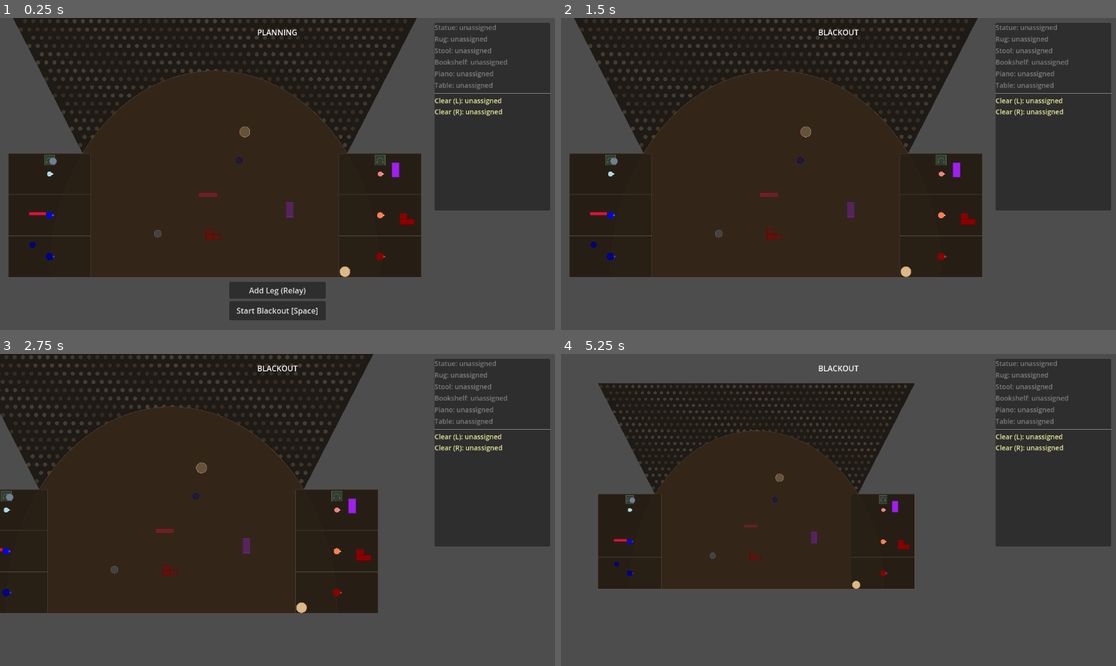
Above: before the commit, frames 1-4 (two rows, left to right).
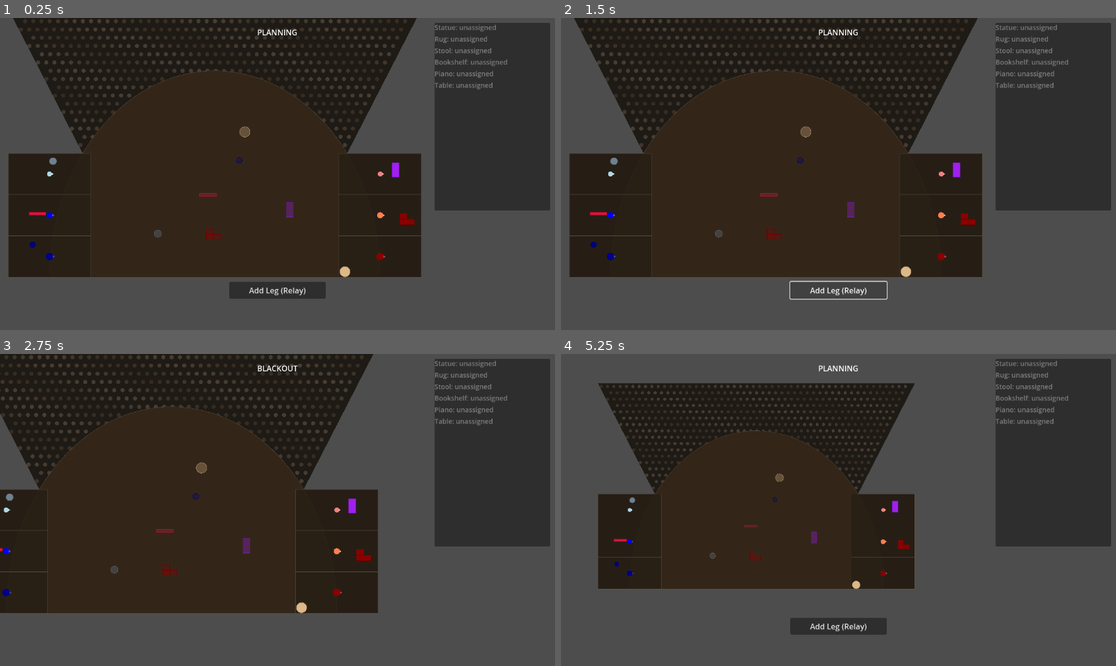
Above: after the commit, the same moments.

Repository: js-carpadakis/blackout
Game: Godot game, scene res://scenes/main/main.tscn
Same seed, same stepped clock (60 frames per second), same inputs: the game is played once before the commit and once after it.
Inputs (mouse positions are in pixels of both pictures, inside the frame that each line leads up to):
- Up to frame 1 (0.25 s): no input
- Up to frame 2 (1.5 s): click (838, 311) at 0.5 s, where only the run before the commit has a clickable "Start Blackout [Space]"; click (838, 289) at 1.25 s, where only the run after the commit has a clickable "Add Leg (Relay)"
- Up to frame 3 (2.75 s): tap Enter at 2 s; move the mouse to (399, 494) at 2.02 s; hold D (pan_right) from 2.03 s (still down); hold Space (start_execution) from 2.03 s (still down); click (399, 494) at 2.17 s
- Up to frame 4 (5.25 s): release D (pan_right) at 2.75 s; release Space (start_execution) at 2.75 s; drag from (727, 525) to (810, 572) at 2.77 s; tap Space (start_execution) at 3.5, 3.8, 5 s; move the mouse to (894, 441) at 3.52 s; hold D (pan_right) 3.53-4.25 s; hold Tab (switch_view) 3.53-4.25 s; drag from (810, 572) to (672, 463) at 4.27 s; move the mouse to (1005, 556) at 5.02 s; hold A (pan_left) from 5.03 s (still down); hold E (zoom_out) from 5.03 s (still down)

The runs differ from the first frame. In frame 1, 1.4% of the frame differs, in the area x 8-100%, y 24-97%; in frame 2, 0.8%; in frame 3, 0.4%; in frame 4, 1.3%.

Commit message:
Remove stage clear zones and add pause/resume functionality to planning mode

Diff:
--- a/scenes/ui/planning_hud.tscn
+++ b/scenes/ui/planning_hud.tscn
@@ -18,20 +18,6 @@
 horizontal_alignment = 1
 vertical_alignment = 1
 text = "PLANNING"
-
-[node name="StartButton" type="Button" parent="."]
-anchors_preset = 7
-anchor_left = 0.5
-anchor_top = 1.0
-anchor_right = 0.5
-anchor_bottom = 1.0
-offset_left = -100.0
-offset_top = -60.0
-offset_right = 100.0
-offset_bottom = -20.0
-grow_horizontal = 2
-grow_vertical = 0
-text = "Start Blackout [Space]"
 
 [node name="AddLegButton" type="Button" parent="."]
 anchors_preset = 7
--- a/scripts/core/game_session.gd
+++ b/scripts/core/game_session.gd
@@ -53,10 +53,6 @@
 # Backstage: 2000x600 rectangle overlapping wings and bottom of stage
 const BACKSTAGE_RECT := Rect2(-1000, -100, 2000, 600)
 
-# Clear zones: 50x50 squares near the top of each wing
-const CLEAR_ZONE_LEFT := Rect2(-825, -92, 50, 50)
-const CLEAR_ZONE_RIGHT := Rect2(775, -92, 50, 50)
-
 # Phase state
 var _is_planning: bool = true
 
@@ -72,9 +68,8 @@
 var _props_waiting_for_stagehand: Dictionary = {}  # stagehand -> [props waiting for this stagehand]
 var _execution_ending: bool = false  # True once all props are done, waiting for stagehands to return
 
-# Clear zone stagehand assignments (planning phase)
-var _clear_zone_left_stagehand: CharacterBody2D = null
-var _clear_zone_right_stagehand: CharacterBody2D = null
+# Mid-execution pause state
+var _execution_paused: bool = false
 
 
 func _ready() -> void:
@@ -92,7 +87,6 @@
 	camera.fit_to_stage(stage_bounds, 260.0)  # 250px panel + 10px gap
 
 	# Connect HUD
-	planning_hud.start_pressed.connect(_start_execution)
 	planning_hud.add_leg_pressed.connect(_on_add_leg_pressed)
 
 	# Start in planning phase
@@ -100,7 +94,7 @@
 	GameManager.change_phase(GameManager.Phase.PLANNING)
 
 	# Initialize path preview
-	path_preview.setup(pathfinding, CLEAR_ZONE_LEFT.get_center(), CLEAR_ZONE_RIGHT.get_center())
+	path_preview.setup(pathfinding)
 
 	# Spawn initial stagehands for testing
 	_spawn_test_entities()
@@ -154,6 +148,7 @@
 	var stagehand: CharacterBody2D = scene.instantiate() as CharacterBody2D
 	stagehand.stagehand_color = color
 	stagehand.global_position = pos
+	stagehand.home_position = pos
 	stagehand.set_pathfinding(pathfinding)
 	stagehand.selected.connect(_on_stagehand_selected)
 	stagehand.reached_destination.connect(_on_stagehand_arrived.bind(stagehand))
@@ -184,6 +179,16 @@
 # =============================================================================
 
 func _unhandled_input(event: InputEvent) -> void:
+	if event.is_action_pressed("start_execution"):
+		if _is_planning and _execution_paused:
+			_resume_execution()
+		elif _is_planning:
+			_start_execution()
+		else:
+			_pause_execution()
+		get_viewport().set_input_as_handled()
+		return
+
 	if _is_planning:
 		_planning_input(event)
 	else:
@@ -307,14 +312,6 @@
 	if not selected_stagehand:
 		return
 
-	# Check if right-clicked inside a clear zone — toggle stagehand assignment
-	if CLEAR_ZONE_LEFT.has_point(world_pos):
-		_toggle_clear_zone_assignment(selected_stagehand, true)
-		return
-	if CLEAR_ZONE_RIGHT.has_point(world_pos):
-		_toggle_clear_zone_assignment(selected_stagehand, false)
-		return
-
 	# Check if right-clicked on a prop — toggle stagehand assignment on the active leg
 	for prop in props:
 		var half_size: Vector2 = prop.prop_size / 2.0
@@ -364,30 +361,6 @@
 	print("Assigned ", stagehand.stagehand_name, " -> ", prop.prop_name, " leg ", active_leg + 1)
 
 
-func _toggle_clear_zone_assignment(stagehand: CharacterBody2D, is_left: bool) -> void:
-	if is_left:
-		if _clear_zone_left_stagehand == stagehand:
-			_clear_zone_left_stagehand = null
-			print("Unassigned ", stagehand.stagehand_name, " from Clear (L)")
-		else:
-			# If stagehand was on the other zone, remove them from it
-			if _clear_zone_right_stagehand == stagehand:
-				_clear_zone_right_stagehand = null
-			_clear_zone_left_stagehand = stagehand
-			print("Assigned ", stagehand.stagehand_name, " -> Clear (L)")
-	else:
-		if _clear_zone_right_stagehand == stagehand:
-			_clear_zone_right_stagehand = null
-			print("Unassigned ", stagehand.stagehand_name, " from Clear (R)")
-		else:
-			if _clear_zone_left_stagehand == stagehand:
-				_clear_zone_left_stagehand = null
-			_clear_zone_right_stagehand = stagehand
-			print("Assigned ", stagehand.stagehand_name, " -> Clear (R)")
-	_update_hud()
-	path_preview.set_clear_zone_stagehands(_clear_zone_left_stagehand, _clear_zone_right_stagehand)
-
-
 func _on_add_leg_pressed() -> void:
 	# Add a new leg to the selected prop (or the first prop the selected stagehand is assigned to)
 	var prop: StaticBody2D = selected_prop
@@ -434,6 +407,7 @@
 		return
 
 	_is_planning = false
+	_execution_paused = false
 	GameManager.start_execution()
 	planning_hud.set_phase("BLACKOUT")
 	_deselect_all()
@@ -452,8 +426,77 @@
 			_start_leg(prop)
 
 
+func _pause_execution() -> void:
+	_is_planning = true
+	_execution_paused = true
+	GameManager.change_phase(GameManager.Phase.PLANNING)
+	planning_hud.set_phase("PLANNING")
+	_deselect_all()
+	path_preview.set_execution_mode(false)
+
+	# Stop all stagehand movement (preserve CARRYING/PUSHING state)
+	for sh in stagehands:
+		sh.current_path = PackedVector2Array()
+		sh.velocity = Vector2.ZERO
+		if sh.current_state == StagehandController.State.MOVING or sh.current_state == StagehandController.State.WAITING:
+			sh.current_state = StagehandController.State.IDLE
+
+	# Freeze pushed props
+	for prop in props:
+		if prop.current_state == prop.PropState.BEING_PUSHED:
+			prop._push_paused = true
+
+
+func _resume_execution() -> void:
+	_is_planning = false
+	_execution_paused = false
+	GameManager.start_execution()
+	planning_hud.set_phase("BLACKOUT")
+	_deselect_all()
+	path_preview.set_execution_mode(true)
+
+	# Unfreeze pushed props
+	for prop in props:
+		if prop.current_state == prop.PropState.BEING_PUSHED:
+			prop._push_paused = false
+
+	# Re-route stagehands to (possibly updated) destinations
+	for prop in _active_props:
+		if not _prop_execution.has(prop):
+			continue
+		var exec: Dictionary = _prop_execution[prop]
+		var leg: Dictionary = prop.get_current_leg()
+		if leg.is_empty():
+			continue
+
+		if exec.phase == LegPhase.CARRYING:
+			# Re-route dispatched stagehands to destination (picks up any changes made during pause)
+			if leg.has("destination"):
+				for sh in exec.dispatched:
+					sh.move_to(leg.destination)
+		elif exec.phase == LegPhase.DISPATCHING:
+			# Re-attempt start_leg (handles stagehands that may have been reassigned)
+			_prop_execution.erase(prop)
+			_start_leg(prop)
+
+	# Start any props that have remaining legs but aren't currently active
+	for prop in props:
+		if prop in _active_props:
+			continue
+		if not prop.has_plan():
+			continue
+		# Never started — initialize leg index
+		if prop.current_leg_index < 0:
+			prop.current_leg_index = 0
+		# Has legs left to execute (includes completed props that got new legs during pause)
+		if prop.current_leg_index < prop.get_leg_count():
+			_active_props.append(prop)
+			_start_leg(prop)
+
+
 func _end_execution() -> void:
 	_is_planning = true
+	_execution_paused = false
 	GameManager.change_phase(GameManager.Phase.PLANNING)
 	planning_hud.set_phase("PLANNING")
 
@@ -470,10 +513,6 @@
 	_prop_execution.clear()
 	_props_waiting_for_stagehand.clear()
 	_execution_ending = false
-
-	# Clear zone assignments — must be reassigned each round
-	_clear_zone_left_stagehand = null
-	_clear_zone_right_stagehand = null
 
 	_deselect_all()
 	path_preview.set_execution_mode(false)
@@ -535,7 +574,14 @@
 	if not prop:
 		# Check if any props were waiting for this stagehand to become free
 		if not _try_dispatch_waiting_prop(stagehand) and _execution_ending:
-			_check_execution_end_condition()
+			# Check if all stagehands are idle — if so, end execution
+			var all_idle: bool = true
+			for sh in stagehands:
+				if sh.current_state in [StagehandController.State.MOVING, StagehandController.State.CARRYING, StagehandController.State.PUSHING]:
+					all_idle = false
+					break
+			if all_idle:
+				_end_execution()
 		return
 
 	var exec: Dictionary = _prop_execution[prop]
@@ -852,23 +898,6 @@
 		stagehand.move_to(leg.destination)
 
 
-func _check_execution_end_condition() -> void:
-	# Both clear zones must have an assigned stagehand standing inside
-	if not _clear_zone_left_stagehand or not _clear_zone_right_stagehand:
-		return
-	if not CLEAR_ZONE_LEFT.has_point(_clear_zone_left_stagehand.global_position):
-		return
-	if not CLEAR_ZONE_RIGHT.has_point(_clear_zone_right_stagehand.global_position):
-		return
-	# All other stagehands must be idle
-	for sh in stagehands:
-		if sh == _clear_zone_left_stagehand or sh == _clear_zone_right_stagehand:
-			continue
-		if sh.current_state == StagehandController.State.MOVING or sh.current_state == StagehandController.State.CARRYING or sh.current_state == StagehandController.State.PUSHING:
-			return
-	_end_execution()
-
-
 # =============================================================================
 # SELECTION
 # =============================================================================
@@ -905,7 +934,7 @@
 
 func _update_hud() -> void:
 	if planning_hud:
-		planning_hud.update_task_list(props, _clear_zone_left_stagehand, _clear_zone_right_stagehand)
+		planning_hud.update_task_list(props)
 
 
 # =============================================================================
@@ -957,31 +986,5 @@
 	return rect.position + rect.size / 2.0
 
 
-func _get_nearest_wing_position(from_pos: Vector2) -> Vector2:
-	var left_center_x: float = STAGE_LEFT_RECT.position.x + STAGE_LEFT_RECT.size.x / 2.0
-	var right_center_x: float = STAGE_RIGHT_RECT.position.x + STAGE_RIGHT_RECT.size.x / 2.0
-	var left_dist: float = abs(from_pos.x - left_center_x)
-	var right_dist: float = abs(from_pos.x - right_center_x)
-
-	var wing_rect: Rect2 = STAGE_LEFT_RECT if left_dist < right_dist else STAGE_RIGHT_RECT
-	var target_x: float = wing_rect.position.x + wing_rect.size.x / 4.0 if left_dist > right_dist else wing_rect.position.x + 3 * wing_rect.size.x / 4.0
-	var target_y: float = clamp(from_pos.y, wing_rect.position.y, wing_rect.position.y + wing_rect.size.y)
-
-	return Vector2(target_x, target_y)
-
-
 func _return_to_nearest_wing(stagehand: CharacterBody2D) -> void:
-	var zone_target: Variant = _get_clear_zone_target(stagehand)
-	if zone_target != null:
-		stagehand.move_to(zone_target as Vector2)
-		return
-	var wing_pos: Vector2 = _get_nearest_wing_position(stagehand.global_position)
-	stagehand.move_to(wing_pos)
-
-
-func _get_clear_zone_target(stagehand: CharacterBody2D) -> Variant:
-	if stagehand == _clear_zone_left_stagehand:
-		return CLEAR_ZONE_LEFT.get_center()
-	if stagehand == _clear_zone_right_stagehand:
-		return CLEAR_ZONE_RIGHT.get_center()
-	return null
+	stagehand.move_to(stagehand.get_return_position())
--- a/scripts/entities/prop_controller.gd
+++ b/scripts/entities/prop_controller.gd
@@ -32,6 +32,7 @@
 var _push_phase: PushPhase = PushPhase.ROTATING
 var _push_speed: float = 90.0
 var _push_rotation_speed: float = 2.0  # rad/s
+var _push_paused: bool = false
 var target_position: Vector2:
 	get:
 		if movement_plan.size() > 0:
@@ -94,8 +95,8 @@
 	if _show_ghost and (current_state == PropState.BEING_CARRIED or current_state == PropState.BEING_PUSHED or is_being_dragged):
 		queue_redraw()
 
-	# Drive push animation
-	if current_state == PropState.BEING_PUSHED:
+	# Drive push animation (skip when paused)
+	if current_state == PropState.BEING_PUSHED and not _push_paused:
 		match _push_phase:
 			PushPhase.ROTATING:
 				_process_push_rotate(delta)
--- a/scripts/entities/stagehand_controller.gd
+++ b/scripts/entities/stagehand_controller.gd
@@ -21,6 +21,10 @@
 var carried_props: Array[Node2D] = []
 var pushed_prop: Node2D = null
 var is_selected: bool = false
+
+# Home position: where this stagehand returns after tasks. Set at spawn.
+var home_position: Vector2 = Vector2.ZERO
+var _return_override: Variant = null  # When set, overrides home_position for returns
 
 # Planning phase: props this stagehand is assigned to (across any legs)
 var assigned_props: Array[StaticBody2D] = []
@@ -314,6 +318,20 @@
 	queue_redraw()
 
 
+func get_return_position() -> Vector2:
+	if _return_override != null:
+		return _return_override as Vector2
+	return home_position
+
+
+func set_return_override(pos: Vector2) -> void:
+	_return_override = pos
+
+
+func clear_return_override() -> void:
+	_return_override = null
+
+
 func reset_for_planning() -> void:
 	clear_assignment()
 	stop()
@@ -321,6 +339,7 @@
 	carried_props.clear()
 	pushed_prop = null
 	current_state = State.IDLE
+	_return_override = null
 
 
 func set_selected(value: bool) -> void:
--- a/scripts/stage/path_preview.gd
+++ b/scripts/stage/path_preview.gd
@@ -3,12 +3,10 @@
 
 const PICKUP_LINE_WIDTH: float = 2.0
 const CARRY_LINE_WIDTH: float = 3.0
-const CLEAR_ZONE_LINE_WIDTH: float = 2.0
 const EXECUTION_LINE_WIDTH: float = 2.5
 const PICKUP_ALPHA: float = 0.5
 const CARRY_ALPHA: float = 0.8
 const EXECUTION_ALPHA: float = 0.7
-const CLEAR_ZONE_COLOR: Color = Color(0.9, 0.9, 0.6, 0.4)
 const DASH_LENGTH: float = 8.0
 const GAP_LENGTH: float = 6.0
 const WAYPOINT_RADIUS: float = 4.0
@@ -22,20 +20,12 @@
 var _force_recompute: bool = false
 # Each entry: { "points": PackedVector2Array, "color": Color, "width": float, "dashed": bool, "end_marker": String }
 var _cached_paths: Array = []
-var _clear_zone_path: PackedVector2Array = []
 var _last_stagehand_pos: Vector2 = Vector2.ZERO
 var _last_prop_positions: Dictionary = {}
 
-var _clear_zone_left_stagehand: CharacterBody2D = null
-var _clear_zone_right_stagehand: CharacterBody2D = null
-var _clear_zone_left_center: Vector2 = Vector2.ZERO
-var _clear_zone_right_center: Vector2 = Vector2.ZERO
-
-
-func setup(pathfinding_node: Node, cz_left_center: Vector2, cz_right_center: Vector2) -> void:
+
+func setup(pathfinding_node: Node) -> void:
 	_pathfinding = pathfinding_node
-	_clear_zone_left_center = cz_left_center
-	_clear_zone_right_center = cz_right_center
 
 
 func set_stagehand(stagehand: CharacterBody2D) -> void:
@@ -47,7 +37,6 @@
 func clear() -> void:
 	_selected_stagehand = null
 	_cached_paths.clear()
-	_clear_zone_path = PackedVector2Array()
 	queue_redraw()
 
 
@@ -61,12 +50,6 @@
 		queue_redraw()
 
 
-func set_clear_zone_stagehands(left: CharacterBody2D, right: CharacterBody2D) -> void:
-	_clear_zone_left_stagehand = left
-	_clear_zone_right_stagehand = right
-	invalidate()
-
-
 func invalidate(force: bool = false) -> void:
 	if _is_execution:
 		return
@@ -92,7 +75,6 @@
 
 	if not _selected_stagehand or not _pathfinding:
 		_cached_paths.clear()
-		_clear_zone_path = PackedVector2Array()
 		queue_redraw()
 		return
 
@@ -115,12 +97,8 @@
 				return
 
 	_cached_paths.clear()
-	_clear_zone_path = PackedVector2Array()
 	_last_stagehand_pos = sh_pos
 	_last_prop_positions.clear()
-
-	# Track the last destination this stagehand will end up at (for clear zone pathing)
-	var last_endpoint: Vector2 = sh_pos
 
 	for prop in _selected_stagehand.assigned_props:
 		var prop_pos: Vector2 = prop.global_position
@@ -162,22 +140,8 @@
 						"dashed": false,
 						"end_marker": "diamond",
 					})
-				last_endpoint = leg.destination
-
-	# Clear zone path — starts from last delivery destination, not stagehand position
-	var cz_target: Variant = _get_clear_zone_target()
-	if cz_target != null:
-		_clear_zone_path = _pathfinding.find_path(last_endpoint, cz_target as Vector2)
 
 	queue_redraw()
-
-
-func _get_clear_zone_target() -> Variant:
-	if _selected_stagehand == _clear_zone_left_stagehand:
-		return _clear_zone_left_center
-	if _selected_stagehand == _clear_zone_right_stagehand:
-		return _clear_zone_right_center
-	return null
 
 
 # =============================================================================
@@ -207,13 +171,6 @@
 					draw_arc(end_pos, WAYPOINT_RADIUS, 0, TAU, 16, path_data.color, 2.0)
 				"diamond":
 					_draw_diamond(end_pos, DESTINATION_DIAMOND_SIZE, path_data.color)
-
-	# Clear zone path
-	if _clear_zone_path.size() > 1:
-		_draw_dashed_polyline(_clear_zone_path, CLEAR_ZONE_COLOR, CLEAR_ZONE_LINE_WIDTH)
-		var cz_end: Vector2 = _clear_zone_path[_clear_zone_path.size() - 1]
-		var half: float = 4.0
-		draw_rect(Rect2(cz_end - Vector2(half, half), Vector2(half * 2, half * 2)), CLEAR_ZONE_COLOR, false, 2.0)
 
 
 func _draw_execution_path() -> void:
--- a/scripts/stage/stage_zones.gd
+++ b/scripts/stage/stage_zones.gd
@@ -41,7 +41,6 @@
 	_draw_house()
 	_draw_floor()
 	_draw_wings()
-	_draw_clear_zones()
 
 
 func _draw_backstage() -> void:
@@ -103,43 +102,6 @@
 		draw_rect(section_rect, zone_border_color, false, 2.0)
 
 
-func _draw_clear_zones() -> void:
-	var zone_size := Vector2(50, 50)
-	var margin := 8.0
-	var clear_zone_color := Color(0.2, 0.25, 0.2, 0.9)
-	var clear_zone_border := Color(0.4, 0.5, 0.4, 0.8)
-
-	# Stage left clear zone — top edge of left wing, centered horizontally
-	var sl_x: float = -backstage_width / 2.0
-	var sl_center_x: float = sl_x + wing_width / 2.0
-	var sl_pos := Vector2(sl_center_x - zone_size.x / 2.0, wing_top_y + margin)
-	var sl_rect := Rect2(sl_pos, zone_size)
-	draw_rect(sl_rect, clear_zone_color)
-	draw_rect(sl_rect, clear_zone_border, false, 2.0)
-	_draw_headphones(sl_pos + zone_size / 2.0, 14.0, clear_zone_border)
-
-	# Stage right clear zone — top edge of right wing, centered horizontally
-	var sr_x: float = backstage_width / 2.0 - wing_width
-	var sr_center_x: float = sr_x + wing_width / 2.0
-	var sr_pos := Vector2(sr_center_x - zone_size.x / 2.0, wing_top_y + margin)
-	var sr_rect := Rect2(sr_pos, zone_size)
-	draw_rect(sr_rect, clear_zone_color)
-	draw_rect(sr_rect, clear_zone_border, false, 2.0)
-	_draw_headphones(sr_pos + zone_size / 2.0, 14.0, clear_zone_border)
-
-
-func _draw_headphones(center: Vector2, radius: float, color: Color) -> void:
-	var line_w := 2.0
-	# Headband arc (top half)
-	draw_arc(center + Vector2(0, 2), radius, PI, TAU, 24, color, line_w)
-	# Left ear cup
-	var left_ear := center + Vector2(-radius, 2)
-	draw_rect(Rect2(left_ear - Vector2(3, -1), Vector2(6, 10)), color)
-	# Right ear cup
-	var right_ear := center + Vector2(radius, 2)
-	draw_rect(Rect2(right_ear - Vector2(3, -1), Vector2(6, 10)), color)
-
-
 func _draw_house() -> void:
 	# House wedge shape
 	var y_top: float = -house_height - backstage_top_y
--- a/scripts/ui/planning_hud.gd
+++ b/scripts/ui/planning_hud.gd
@@ -1,29 +1,16 @@
 extends CanvasLayer
-## HUD for planning phase: shows current phase, start button, and prop movement plans
+## HUD for planning phase: shows current phase and prop movement plans
 
-signal start_pressed
 signal add_leg_pressed
 
 @onready var phase_label: Label = $PhaseLabel
-@onready var start_button: Button = $StartButton
 @onready var add_leg_button: Button = $AddLegButton
 @onready var task_list: VBoxContainer = $TaskPanel/TaskList
 
 
 func _ready() -> void:
-	start_button.pressed.connect(_on_start_pressed)
 	add_leg_button.pressed.connect(_on_add_leg_pressed)
 	set_phase("PLANNING")
-
-
-func _unhandled_input(event: InputEvent) -> void:
-	if event.is_action_pressed("start_execution"):
-		_on_start_pressed()
-		get_viewport().set_input_as_handled()
-
-
-func _on_start_pressed() -> void:
-	start_pressed.emit()
 
 
 func _on_add_leg_pressed() -> void:
@@ -32,11 +19,10 @@
 
 func set_phase(phase_name: String) -> void:
 	phase_label.text = phase_name
-	start_button.visible = phase_name == "PLANNING"
 	add_leg_button.visible = phase_name == "PLANNING"
 
 
-func update_task_list(all_props: Array[StaticBody2D], clear_left: CharacterBody2D = null, clear_right: CharacterBody2D = null) -> void:
+func update_task_list(all_props: Array[StaticBody2D]) -> void:
 	# Clear existing entries
 	for child in task_list.get_children():
 		child.queue_free()
@@ -81,15 +67,3 @@
 			entry.add_theme_color_override("font_color", Color(0.5, 0.5, 0.5))
 
 		task_list.add_child(entry)
-
-	# Separator and clear zone assignments
-	var sep := HSeparator.new()
-	task_list.add_child(sep)
-
-	var clear_label := Label.new()
-	clear_label.add_theme_font_size_override("font_size", 14)
-	var left_name: String = clear_left.stagehand_name if clear_left else "unassigned"
-	var right_name: String = clear_right.stagehand_name if clear_right else "unassigned"
-	clear_label.text = "Clear (L): %s\nClear (R): %s" % [left_name, right_name]
-	clear_label.add_theme_color_override("font_color", Color(0.9, 0.9, 0.6))
-	task_list.add_child(clear_label)
